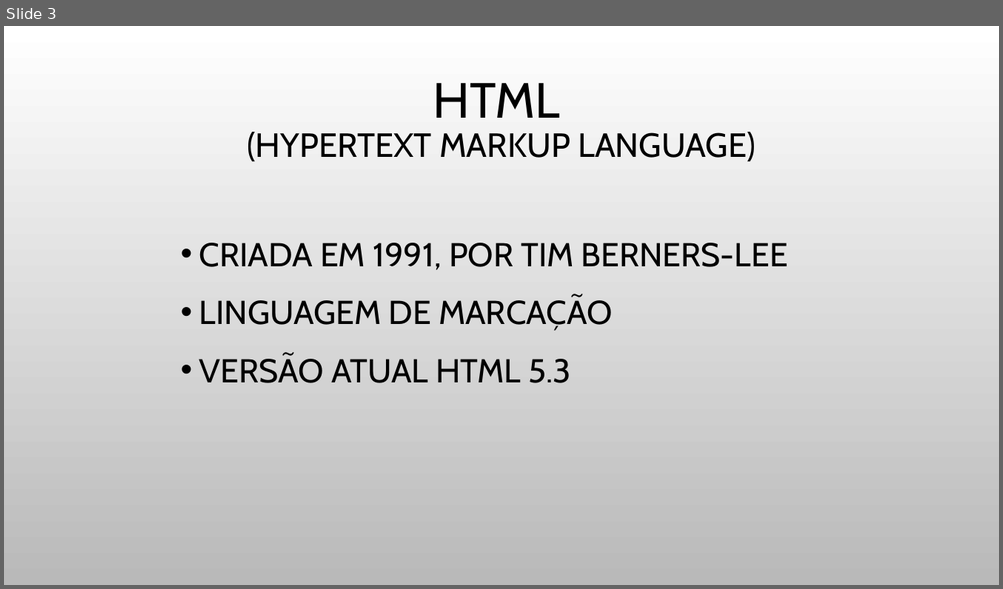
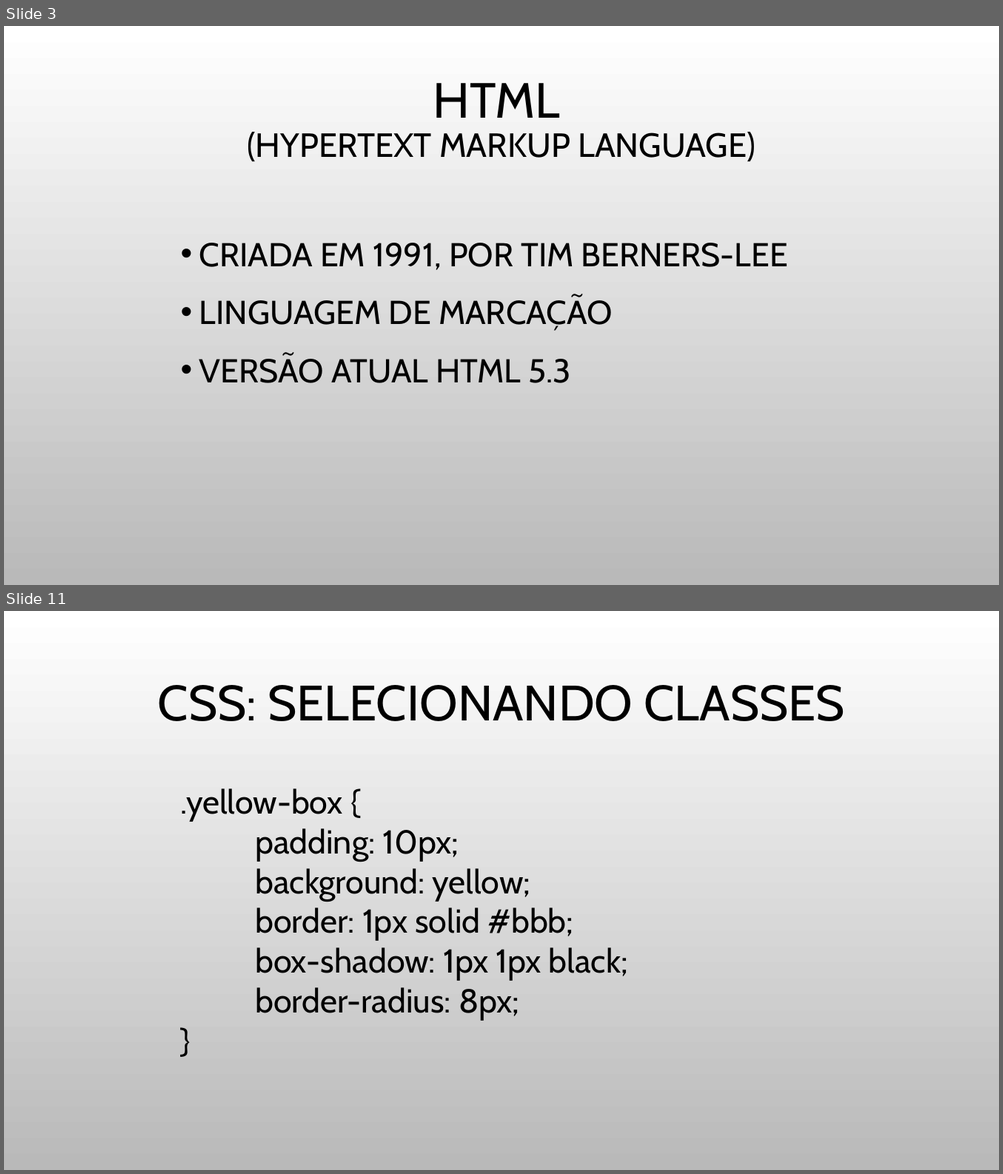
Before and after one commit to JulioCR-Oliveira/Trabalho-Topicos-Especiais, a slide deck: Arquivos/INTRODUÇÃO A FRONT-END.pptx. Shown one above the other, each under a label of ours: slide 3 before the commit, slides 3 and 11 after it; the slides between them are not shown. The pictures are 1003x589 and 1003x1174 pixels, drawn with LibreOffice and Linux fonts; fonts in the diff are those of the drawing; background and template pictures are left out. Boxes give left, top, right and bottom in pixels: in the first picture for what was removed or moved away, otherwise in the second. Text is boxed around its words. In the diff, an @@ line names an element or a change of style, - is before the commit and + after.

```diff
--- a/Arquivos/INTRODUÇÃO A FRONT-END.pptx
+++ b/Arquivos/INTRODUÇÃO A FRONT-END.pptx
@@ slide 11 added at (4,611,999,1170), background picture (left out) @@
@@ title added at (158,685,845,721), 48 pt, text #000000 @@
+CSS: SELECIONANDO CLASSES
@@ text added at (181,789,628,1020), 32 pt, text #000000 @@
+.yellow-box {
+padding: 10px;
+background: yellow;
+border: 1px solid #bbb;
+box-shadow: 1px 1px black;
+border-radius: 8px;
+}
```
Also in this commit, not shown: 4 slides changed, 16 other slides added, 1 other file.
